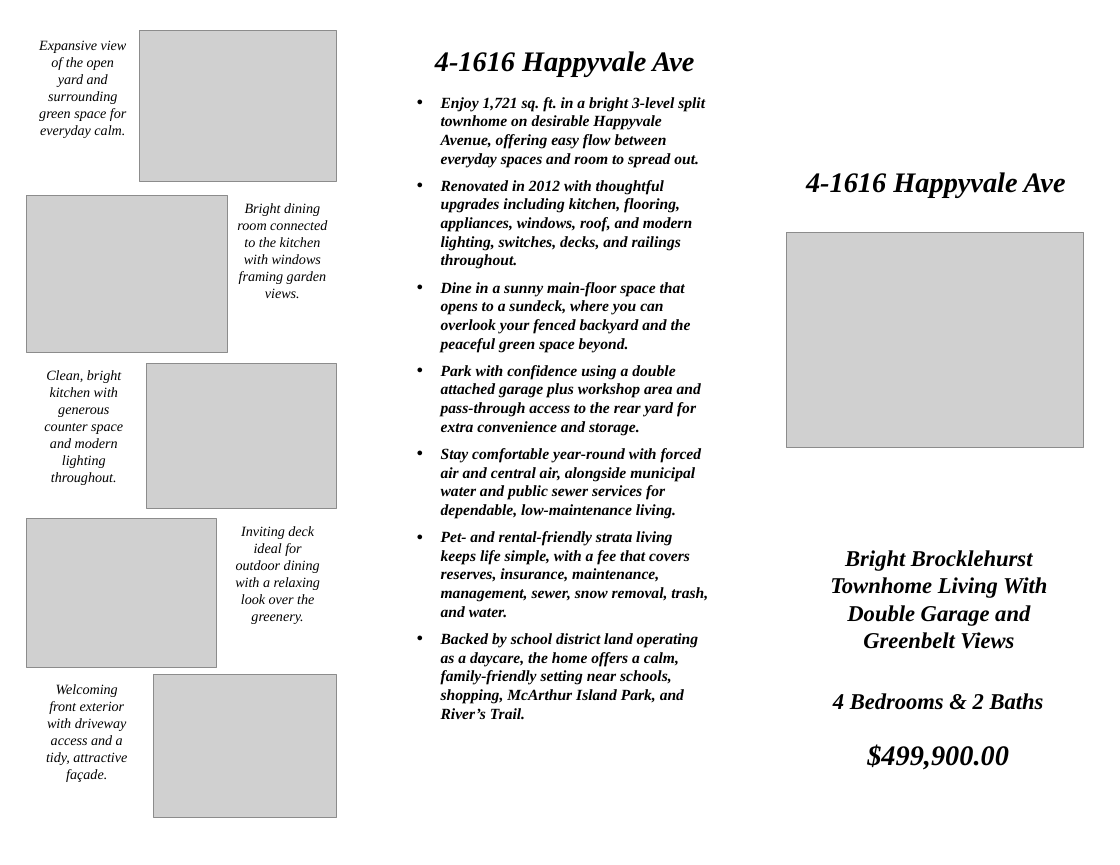
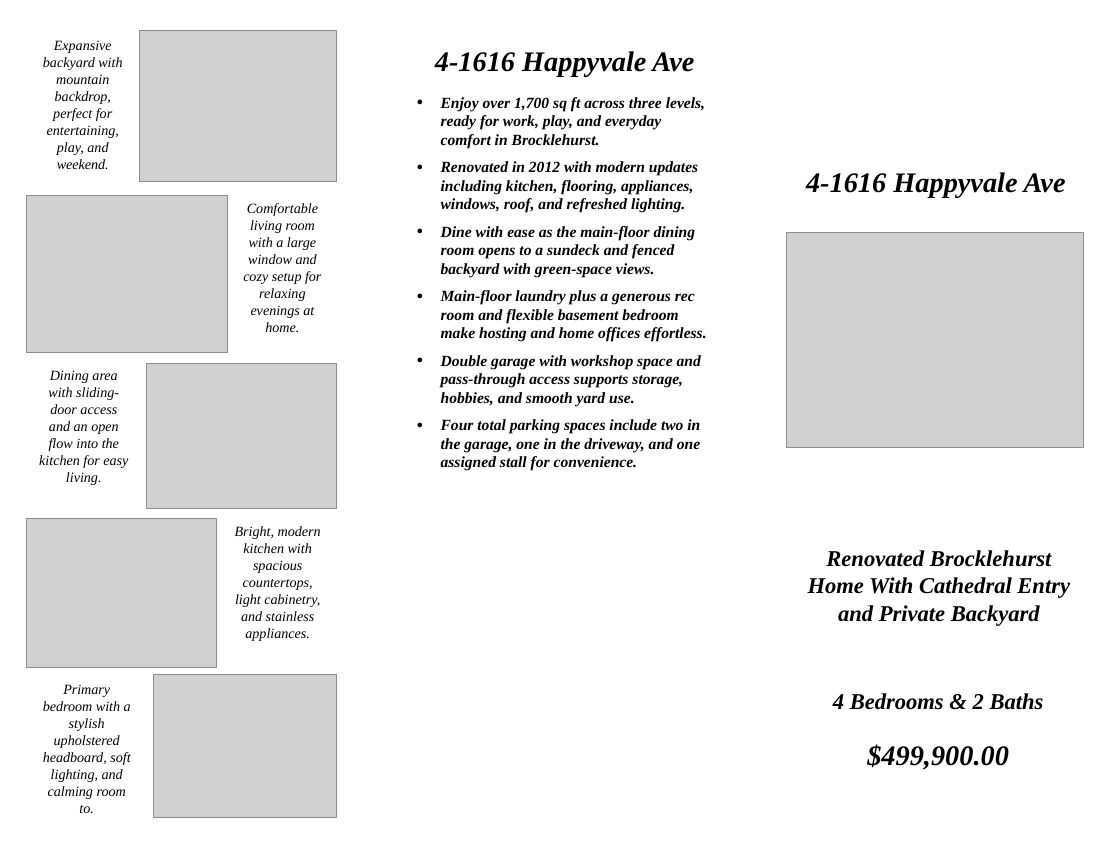
Before and after one commit to Shup04/Brochure-Agent, a slide deck: slide 1 of happyvale_brochure_v3.pptx. Drawn at 1120x865 pixels with LibreOffice and Linux fonts; fonts in the diff are those of the drawing; grey boxes stand for pictures; background and template pictures are left out. Boxes give left, top, right and bottom in pixels: in the first picture for what was removed or moved away, otherwise in the second. Text is boxed around its words. In the diff, an @@ line names an element or a change of style, - is before the commit and + after.

```diff
--- a/happyvale_brochure_v3.pptx
+++ b/happyvale_brochure_v3.pptx
@@ text at (43,40,122,169): text changed @@
-Expansive view of the open yard and surrounding green space for everyday calm.
+Expansive backyard with mountain backdrop, perfect for entertaining, play, and weekend.
@@ text at (441,97,706,471): text changed @@
-● Enjoy 1,721 sq. ft. in a bright 3-level split townhome on desirable Happyvale Avenue, offering easy flow between everyday spaces and room to spread out.
-● Renovated in 2012 with thoughtful upgrades including kitchen, flooring, appliances, windows, roof, and modern lighting, switches, decks, and railings throughout.
-● Dine in a sunny main-floor space that opens to a sundeck, where you can overlook your fenced backyard and the peaceful green space beyond.
-● Park with confidence using a double attached garage plus workshop area and pass-through access to the rear yard for extra convenience and storage.
-● Stay comfortable year-round with forced air and central air, alongside municipal water and public sewer services for dependable, low-maintenance living.
-● Pet- and rental-friendly strata living keeps life simple, with a fee that covers reserves, insurance, maintenance, management, sewer, snow removal, trash, and water.
-● Backed by school district land operating as a daycare, the home offers a calm, family-friendly setting near schools, shopping, McArthur Island Park, and River’s Trail.
+● Enjoy over 1,700 sq ft across three levels, ready for work, play, and everyday comfort in Brocklehurst.
+● Renovated in 2012 with modern updates including kitchen, flooring, appliances, windows, roof, and refreshed lighting.
+● Dine with ease as the main-floor dining room opens to a sundeck and fenced backyard with green-space views.
+● Main-floor laundry plus a generous rec room and flexible basement bedroom make hosting and home offices effortless.
+● Double garage with workshop space and pass-through access supports storage, hobbies, and smooth yard use.
+● Four total parking spaces include two in the garage, one in the driveway, and one assigned stall for convenience.
@@ text at (243,203,321,332): text changed @@
-Bright dining room connected to the kitchen with windows framing garden views.
+Comfortable living room with a large window and cozy setup for relaxing evenings at home.
@@ text at (39,370,128,485): text changed @@
-Clean, bright kitchen with generous counter space and modern lighting throughout.
+Dining area with sliding-door access and an open flow into the kitchen for easy living.
@@ text at (235,526,321,641): text changed @@
-Inviting deck ideal for outdoor dining with a relaxing look over the greenery.
+Bright, modern kitchen with spacious countertops, light cabinetry, and stainless appliances.
@@ text at (808,550,1070,626): text changed @@
-Bright Brocklehurst Townhome Living With Double Garage and Greenbelt Views
+Renovated Brocklehurst Home With Cathedral Entry and Private Backyard
@@ text at (43,684,131,813): text changed @@
-Welcoming front exterior with driveway access and a tidy, attractive façade.
+Primary bedroom with a stylish upholstered headboard, soft lighting, and calming room to.
```
Also in this commit, not shown: 1 other slide changed, 13 other files.
